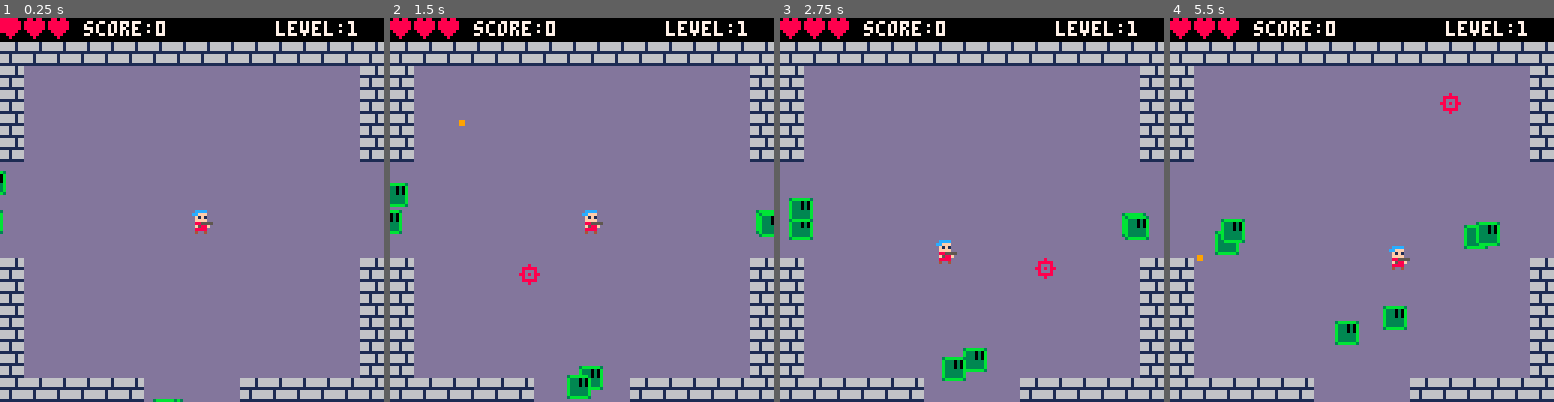
Above: before the commit, frames 1-4 (left to right).
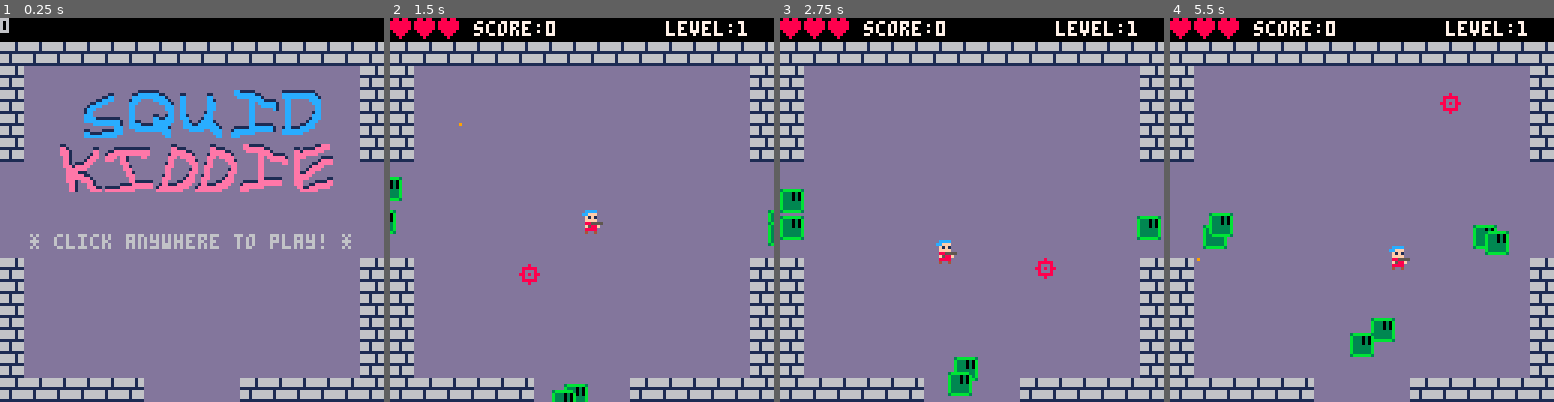
Above: after the commit, the same moments.

Repository: TinMaster/Coin_Collector
Game: PICO-8 cartridge game.p8
Two runs of this game, one before a commit and one after it. Both use one fixed random seed, a clock stepped at 60 frames per second and the inputs below.
Inputs (mouse positions are in pixels of both pictures, inside the frame that each line leads up to):
- Up to frame 1 (0.25 s): no input
- Up to frame 2 (1.5 s): click (459, 121) at 0.67 s; click (520, 267) at 1.22 s
- Up to frame 3 (2.75 s): click (975, 114) at 1.77 s; hold Left 1.97-2.37 s; click (1037, 259) at 2.32 s; hold Down from 2.42 s (still down)
- Up to frame 4 (5.5 s): release Down at 2.82 s; click (1492, 106) at 2.87 s; hold Right 2.87-3.53 s; click (1254, 256) at 3.42 s; hold Up 3.58-4.08 s; click (1315, 102) at 3.97 s; hold Right 4.13-4.53 s; click (1381, 248) at 4.52 s; hold Down 4.58-5.08 s; click (1442, 94) at 5.07 s; hold Left from 5.13 s (still down)

The runs differ from the first frame. In frame 1, 11% of the frame differs, in the area x 0-93%, y 0-100%; in frame 2, 1.5%; in frame 3, 2.4%; in frame 4, 2.9%.

Commit message:
Menu functionality / Mini game loop ZZ

Diff:
--- a/game.p8
+++ b/game.p8
@@ -377,8 +377,11 @@
 	print("level:"..lvl,92,1)
 end
 
-function _init()
+function game_init()
 	--limit the levels and make an end boss to avoid memory issues
+	_update = game_update
+	_draw = game_draw
+
 	poke(0x5f2d, 1)
 	lvl = 1
 	c = create_cursor()
@@ -387,7 +390,7 @@
 end
 
 
-function _update()
+function game_update()
 	player.update()
 	c.update()
 	chk_collision() --should move stuff to their own update function
@@ -400,7 +403,7 @@
 	end
 end
 
-function _draw()
+function game_draw()
 	cls()
 	palt(0,true)
 	map(0,0)
@@ -432,7 +435,7 @@
 
 function menu_update()
 	if(stat(34) == 1 ) then
-		draw = true
+		game_init()
 	end
 end
 
@@ -444,9 +447,7 @@
 	cls()
 	--shift to the right 3 pixels
 	map(0,0)
-	if draw then
-		cls()
-	end
+
 	print(stat(34))
 	spr(64,26,24,2,2) --s
 	spr(66,42,24,2,2) --q
@@ -461,15 +462,21 @@
 	spr(106,96,42,2,2) --e
 	printc("* click anywhere to play! *", 72)
 
-
-end
+	if draw then
+		cls(0)
+	end
+end
+
+function _init() menu_init() end
+function _update() menu_update() end
+function _draw() menu_draw() end
 
 __gfx__
 000000000cccc00000777700c777777cc777777c0008000000000000000880000055550000000000000000000000000000000000000000000000000000000000
 00000000ccfff000077777707cccccc77cccccc70888880000000000000088000500005000000000000000000000000000000000000000000000000000000000
 000000000f1f1000707777077ccc0c077cccccc70800080000000000000008805000000500000000000000000000000000000000000000000000000000000000
-000000000ffff000700000077cccccc77cccccc78808088000099000888888885000000500000000000000000000000000000000000000000000000000000000
-0000000008855550070005707cccccc77cccccc70800080000099000888888885000000500000000000000000000000000000000000000000000000000000000
+000000000ffff000700000077cccccc77cccccc78808088000000000888888885000000500000000000000000000000000000000000000000000000000000000
+0000000008855550070005707cccccc77cccccc70800080000090000888888885000000500000000000000000000000000000000000000000000000000000000
 000000000f588f00000005007cccccc77cccccc70888880000000000000008805000000500000000000000000000000000000000000000000000000000000000
 0000000008888000000005007cccccc77cccccc70008000000000000000088000500005000000000000000000000000000000000000000000000000000000000
 000000000400400000000000c777777cc777777c0000000000000000000880000055550000000000000000000000000000000000000000000000000000000000
